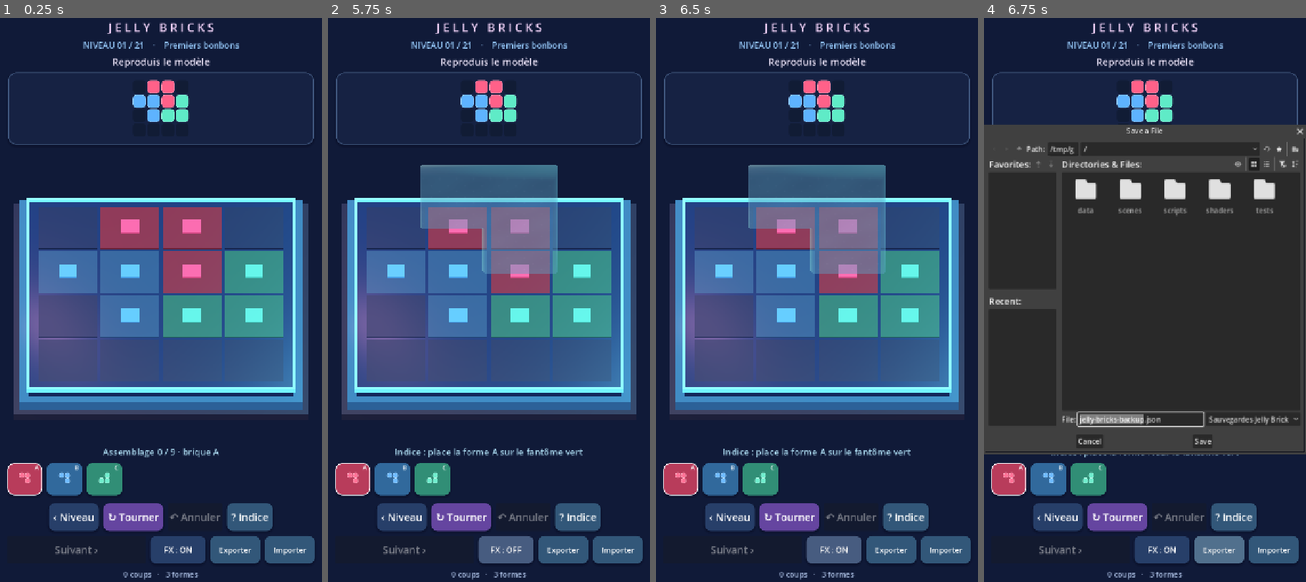
Above: before the commit, frames 1-4 (left to right).
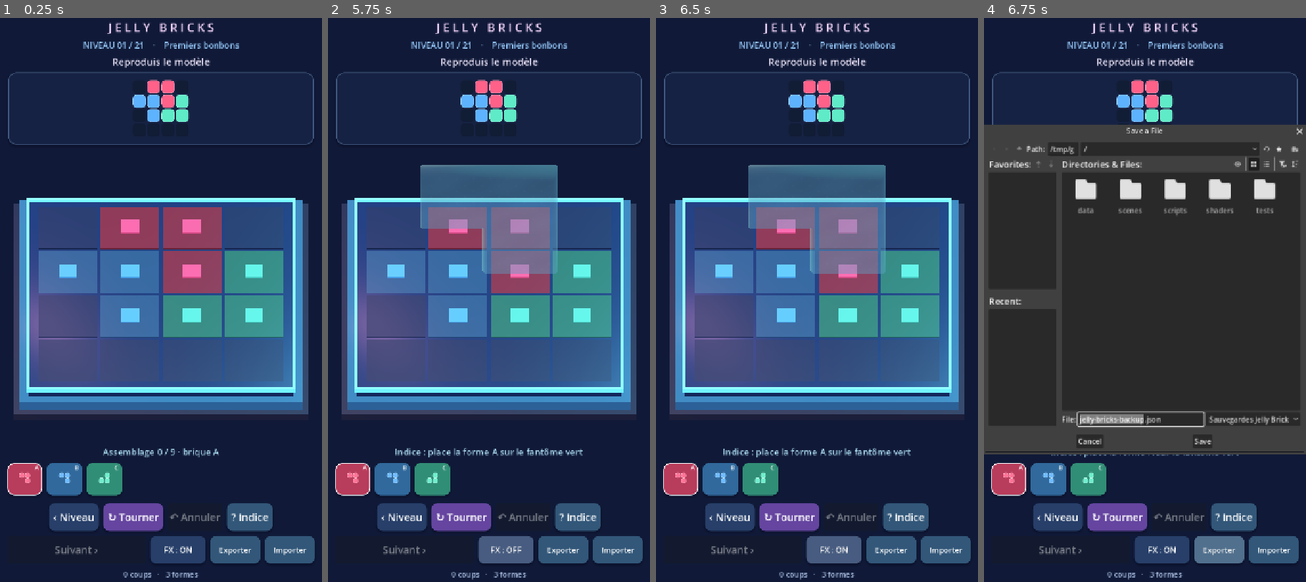
Above: after the commit, the same moments.

Repository: dbrckk/Jelly-bricks
Game: Godot game, scene res://scenes/main.tscn
Same seed, same stepped clock (60 frames per second), same inputs: the game is played once before the commit and once after it.
Inputs (mouse positions are in pixels of both pictures, inside the frame that each line leads up to):
- Up to frame 1 (0.25 s): no input
- Up to frame 2 (5.75 s): click (353, 480) at 0.52 s; click (392, 480) at 1.27 s; click (431, 480) at 2.02 s; click "‹ Niveau" at 2.75 s; click "↻ Tourner" at 3.5 s; click "? Indice" at 4.25 s; click "FX : ON" at 5 s
- Up to frame 3 (6.5 s): click "FX : OFF" at 5.75 s
- Up to frame 4 (6.75 s): click "Exporter" at 6.5 s

Frames 1-3 are identical in both runs. In frame 4, 0.3% of the frame differs, in the area x 48-100%, y 19-78%.

Commit message:
feat(native): attach pooled candy sparkle reactions to actual landings and wins

Diff:
--- a/native-godot/scripts/game_root.gd
+++ b/native-godot/scripts/game_root.gd
@@ -11,6 +11,7 @@
 const GEL_SHADER = preload("res://shaders/jelly.gdshader")
 const GEL_MESH = preload("res://scripts/gel_mesh.gd")
 const CANDY_AUDIO = preload("res://scripts/candy_audio.gd")
+const JELLY_VFX = preload("res://scripts/jelly_vfx.gd")
 const SAVE_TRANSFER = preload("res://scripts/save_transfer.gd")
 const SAVE_FILE := "user://jelly-native-progress.json"
 const BACKUP_SAVE_FILE := SAVE_FILE + ".bak"
@@ -33,6 +34,7 @@
 var camera: Camera3D
 var board: Node3D
 var ghost: Node3D
+var candy_fx: Node3D
 var background: ColorRect
 var model_grid: GridContainer
 var model_title: Label
@@ -133,6 +135,11 @@
     ghost = Node3D.new()
     ghost.name = "PlacementPreview"
     add_child(ghost)
+    # Keep pooled effects outside board: rebuilding or scaling the puzzle
+    # never accidentally duplicates or stretches running particles.
+    candy_fx = JELLY_VFX.new()
+    candy_fx.name = "CandyEffects"
+    add_child(candy_fx)
 
 ## Three pooled voices allow a candy landing to overlap a subsequent tap.
 ## Clips are built once, not per touch frame, and never require microphone access.
@@ -649,6 +656,7 @@
     active_touch_index = -1
     mouse_started_on_board = false
     preview_cell = Vector2i(-1, -1)
+    candy_fx.reset()
     if win_tween != null and win_tween.is_valid():
         win_tween.kill()
     board.scale = Vector3.ONE
@@ -998,7 +1006,10 @@
     _select_next_available()
     _draw_tray()
     _refresh_text()
-    if not _matches_model(id, chosen, placed_turns):
+    var correctly_placed: bool = _matches_model(id, chosen, placed_turns)
+    candy_fx.landing(Vector3(chosen.y - size / 2.0, .035,
+        chosen.x - size / 2.0), Color(PALETTE[id]), correctly_placed)
+    if not correctly_placed:
         status_label.text = "Placement possible, mais différent du modèle · annule ou déplace"
         _play_feedback("wrong", 15)
     else:
@@ -1225,6 +1236,7 @@
     if not _board_matches_model():
         return
     completed = true
+    candy_fx.victory()
     _play_feedback("win", 65)
     if current_level + 1 < levels.size():
         unlocked = maxi(unlocked, current_level + 1)
